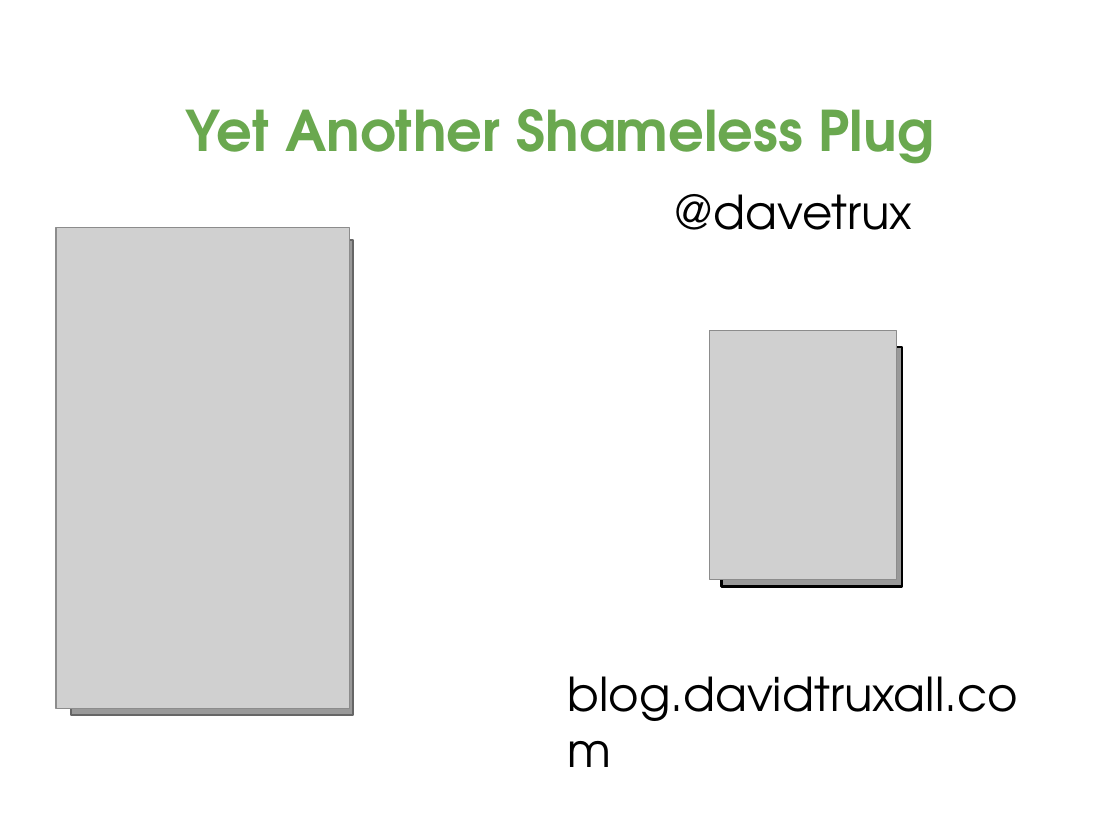
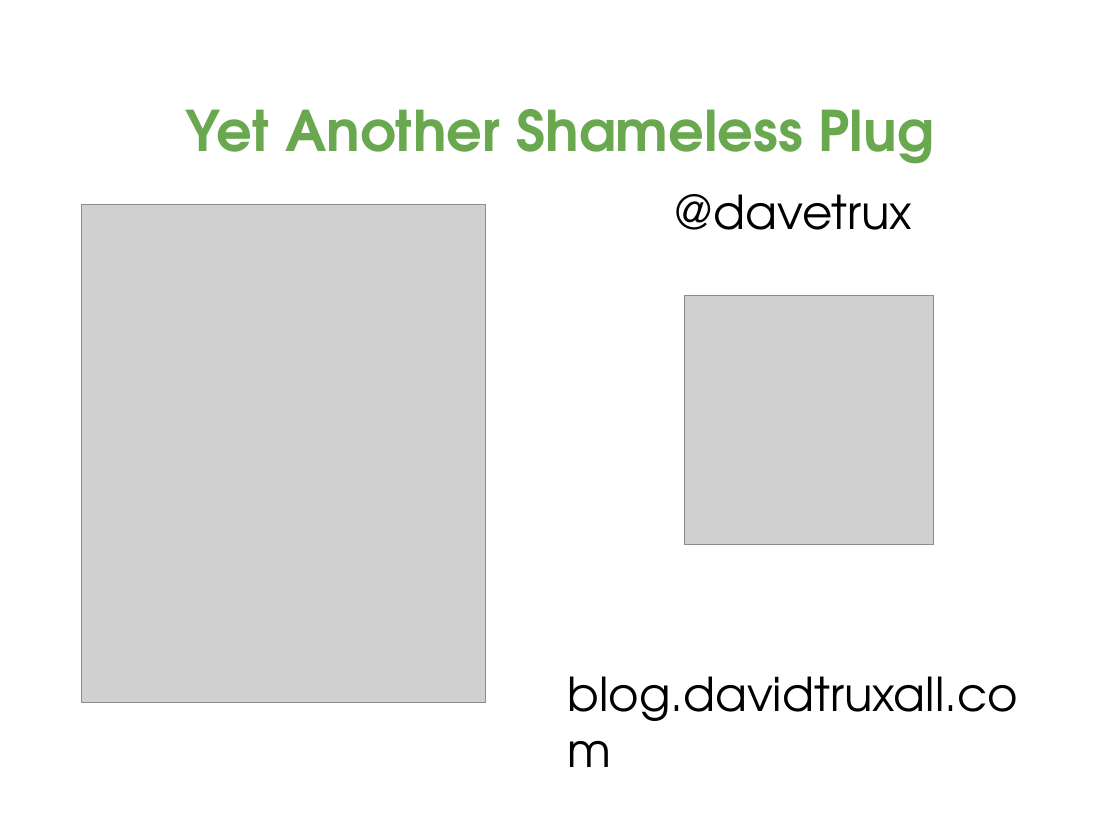
Before and after one commit to davetrux/gdgmidevfest-2017, a slide deck: slide 38 of MobileAuthWebWorld.pptx (slide 36 before the commit). Drawn at 1120x840 pixels with LibreOffice and Linux fonts; fonts in the diff are those of the drawing; grey boxes stand for pictures; background and template pictures are left out. Boxes give left, top, right and bottom in pixels: in the first picture for what was removed or moved away, otherwise in the second. Text is boxed around its words. In the diff, an @@ line names an element or a change of style, - is before the commit and + after.

```diff
--- a/MobileAuthWebWorld.pptx
+++ b/MobileAuthWebWorld.pptx
@@ picture: place and size @@
-picture at (56,227,349,709)
+picture at (82,205,486,702)
@@ rectangle removed at (71,240,353,715) @@
@@ picture: place and size @@
-picture at (710,330,897,579)
+picture at (684,296,933,544)
@@ rectangle removed at (721,347,902,587) @@
```
Also in this commit, not shown: 7 other slides changed, 2 slides added.
